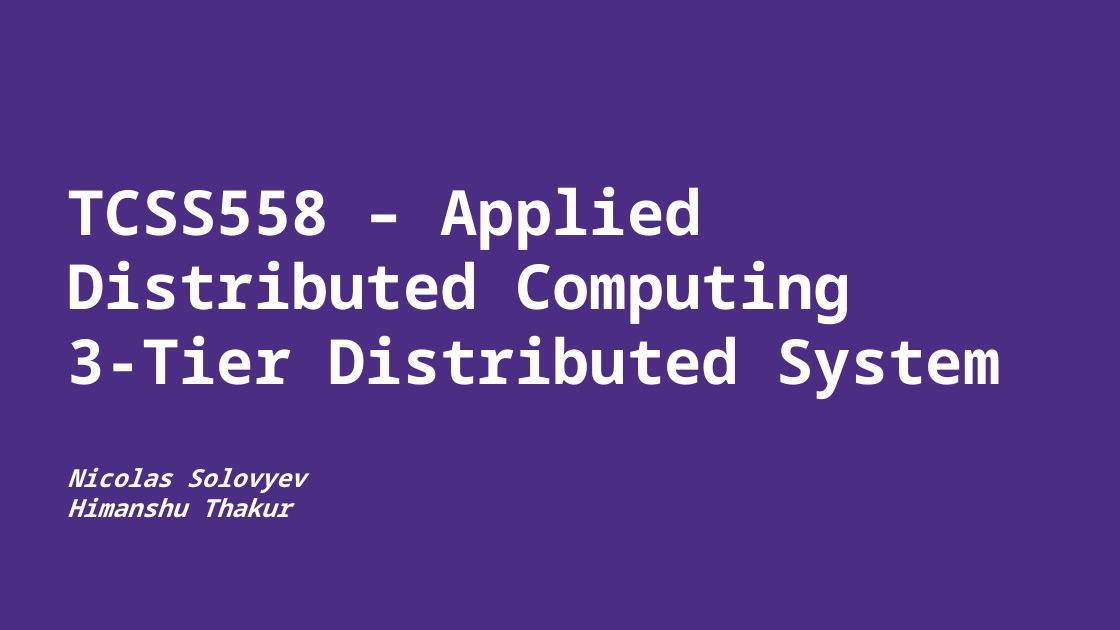
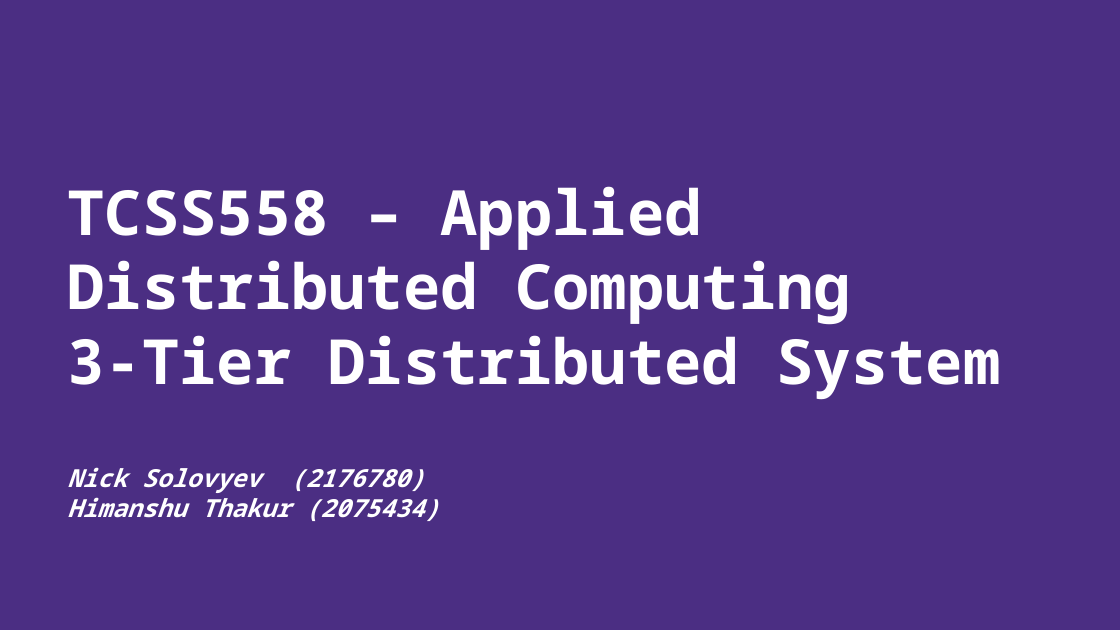
Before and after one commit to hunny9891/558_hw1, a slide deck: slide 1 of 558-hw1-presentation.pptx. Drawn at 1120x630 pixels with LibreOffice and Linux fonts; fonts in the diff are those of the drawing; background and template pictures are left out. Boxes give left, top, right and bottom in pixels: in the first picture for what was removed or moved away, otherwise in the second. Text is boxed around its words. In the diff, an @@ line names an element or a change of style, - is before the commit and + after.

```diff
--- a/558-hw1-presentation.pptx
+++ b/558-hw1-presentation.pptx
@@ text at (67,467,440,521): text changed @@
-Nicolas Solovyev
-Himanshu Thakur
+Nick Solovyev (2176780)
+Himanshu Thakur (2075434)
```
Also in this commit, not shown: 1 slide added, 1 other file.
